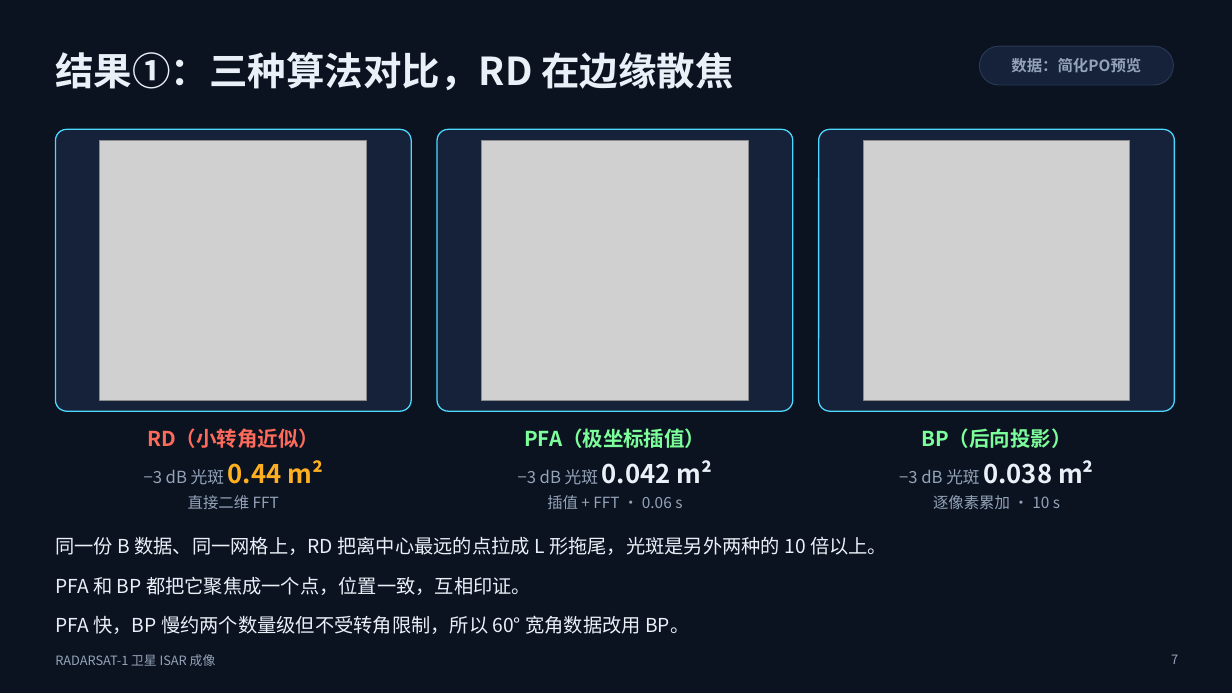
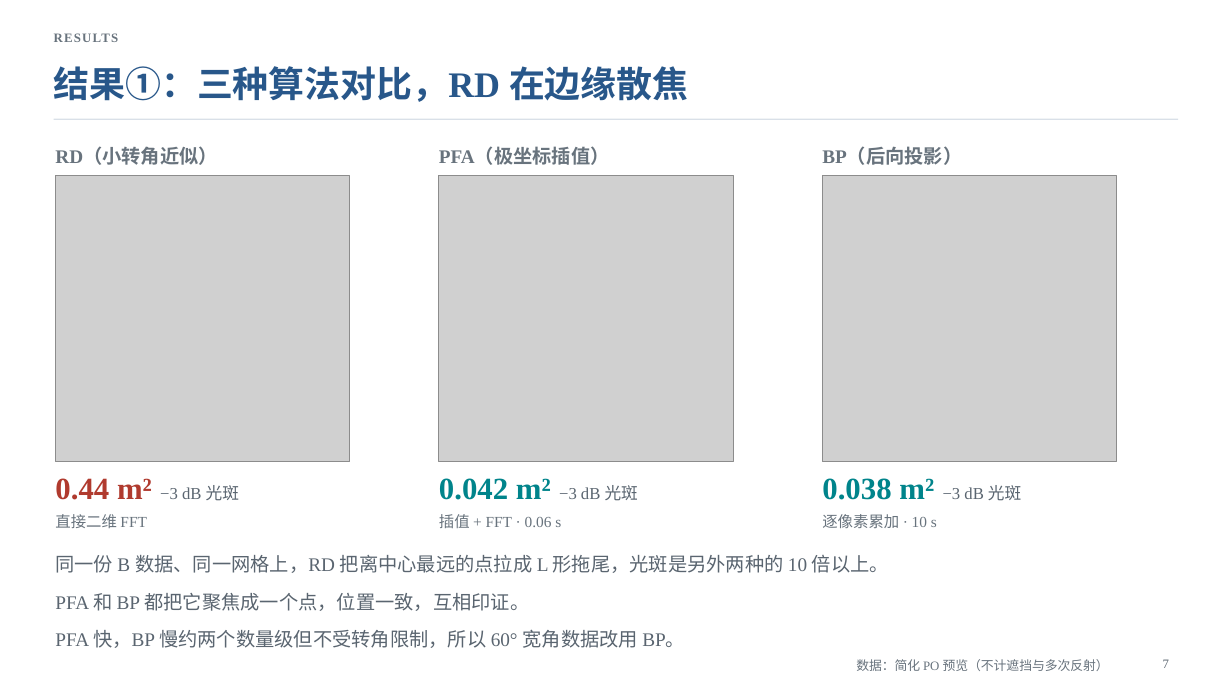
Before and after one commit to anotherdimension1013-del/2026whph, a slide deck: slide 7 of isar/ppt/ISAR_RADARSAT1_汇报.pptx. Drawn at 1232x693 pixels with LibreOffice and Linux fonts; fonts in the diff are those of the drawing; grey boxes stand for pictures; background and template pictures are left out. Boxes give left, top, right and bottom in pixels: in the first picture for what was removed or moved away, otherwise in the second. Text is boxed around its words. In the diff, an @@ line names an element or a change of style, - is before the commit and + after.

```diff
--- a/isar/ppt/ISAR_RADARSAT1_汇报.pptx
+++ b/isar/ppt/ISAR_RADARSAT1_汇报.pptx
@@ background #0B1220 to #FFFFFF @@
@@ title "结果①：三种算法对比，RD 在边缘散焦": place and size @@
-title "结果①：三种算法对比，RD 在边缘散焦" at box(55, 52, 733, 90)
+title "结果①：三种算法对比，RD 在边缘散焦" at box(54, 66, 688, 102)
@@ title "结果①：三种算法对比，RD 在边缘散焦" at box(54, 66, 688, 102): size 30 to 28 pt, font Noto Sans CJK SC to Times New Roman, text colour #EAF0F7 to #28578A @@
@@ text added at box(54, 33, 119, 42), 10 pt, text #68737D, bold @@
+RESULTS
@@ rounded rectangle removed at box(980, 46, 1174, 85) @@
-数据：简化PO预览
@@ line added from (54, 119) to (1178, 119), #D9E0E8 1 pt @@
@@ text "RD（小转角近似）": place and size @@
-text "RD（小转角近似）" at box(147, 428, 319, 448)
+text "RD（小转角近似）" at box(55, 148, 218, 165)
@@ text "RD（小转角近似）" at box(55, 148, 218, 165): size 16 to 15 pt, font Noto Sans CJK SC to Times New Roman, text colour #FF6B5A to #68737D; alignment centre to left; vertical alignment middle to bottom @@
@@ rounded rectangle removed at box(55, 129, 411, 411) @@
@@ rounded rectangle removed at box(437, 129, 793, 411) @@
@@ text "PFA（极坐标插值）": place and size @@
-text "PFA（极坐标插值）" at box(524, 428, 705, 448)
+text "PFA（极坐标插值）" at box(439, 148, 610, 165)
@@ text "PFA（极坐标插值）" at box(439, 148, 610, 165): size 16 to 15 pt, font Noto Sans CJK SC to Times New Roman, text colour #7CFF9B to #68737D; alignment centre to left; vertical alignment middle to bottom @@
@@ rounded rectangle removed at box(819, 129, 1175, 411) @@
@@ text "BP（后向投影）" at box(822, 148, 962, 165): size 16 to 15 pt, font Noto Sans CJK SC to Times New Roman, text colour #7CFF9B to #68737D; alignment centre to left; vertical alignment middle to bottom @@
@@ text "BP（后向投影）": place and size @@
-text "BP（后向投影）" at box(921, 428, 1071, 448)
+text "BP（后向投影）" at box(822, 148, 962, 165)
@@ picture: place and size @@
-picture at box(100, 140, 367, 400)
+picture at box(55, 176, 349, 462)
@@ picture: place and size @@
-picture at box(482, 140, 749, 400)
+picture at box(439, 176, 733, 462)
@@ picture: place and size @@
-picture at box(863, 140, 1130, 400)
+picture at box(823, 176, 1116, 462)
@@ text at box(55, 478, 239, 501): text changed; size 13 to 24 pt; font Noto Sans CJK SC to Times New Roman; text colour #93A3B8 to #B03A2E; bold on @@
-−3 dB 光斑 0.44 m²
+0.44 m² −3 dB 光斑
@@ text at box(439, 478, 638, 501): text changed; size 20 to 24 pt; font Noto Sans CJK SC to Times New Roman; text colour #EAF0F7 to #00848B @@
-−3 dB 光斑 0.042 m²
+0.042 m² −3 dB 光斑
@@ text at box(822, 478, 1021, 501): text changed; size 20 to 24 pt; font Noto Sans CJK SC to Times New Roman; text colour #EAF0F7 to #00848B @@
-−3 dB 光斑 0.038 m²
+0.038 m² −3 dB 光斑
@@ text "直接二维 FFT": place and size @@
-text "直接二维 FFT" at box(188, 495, 279, 509)
+text "直接二维 FFT" at box(55, 514, 146, 528)
@@ text "插值 + FFT · 0.06 ...": place and size @@
-text "插值 + FFT · 0.06 ..." at box(547, 495, 682, 509)
+text "插值 + FFT · 0.06 ..." at box(439, 514, 561, 528)
@@ font Noto Sans CJK SC to Times New Roman, text colour #93A3B8 to #68737D; alignment centre to left in 3 elements at box(55, 514, 146, 528), box(439, 514, 561, 528), box(822, 514, 937, 528) @@
@@ text "逐像素累加 · 10 s": place and size @@
-text "逐像素累加 · 10 s" at box(933, 495, 1060, 509)
+text "逐像素累加 · 10 s" at box(822, 514, 937, 528)
@@ text "同一份 B 数据、同一网格上，RD 把离中心最远的点拉成 L ...": place and size @@
-text "同一份 B 数据、同一网格上，RD 把离中心最远的点拉成 L ..." at box(55, 536, 887, 634)
+text "同一份 B 数据、同一网格上，RD 把离中心最远的点拉成 L ..." at box(55, 555, 889, 648)
@@ text "同一份 B 数据、同一网格上，RD 把离中心最远的点拉成 L ..." at box(55, 555, 889, 648): font Noto Sans CJK SC to Times New Roman, text colour #EAF0F7 to #5A6570; line spacing 1.15 to 1.12; less space between paragraphs @@
@@ text removed at box(55, 654, 216, 666) @@
-RADARSAT-1 卫星 ISAR 成像
@@ text added at box(856, 659, 1109, 671), 10 pt, text #68737D @@
+数据：简化 PO 预览（不计遮挡与多次反射）
@@ page number: place and size @@
-page number at box(1171, 654, 1178, 664)
+page number at box(1163, 659, 1169, 668)
@@ page number at box(1163, 659, 1169, 668): font Noto Sans CJK SC to Times New Roman, text colour #93A3B8 to #5A6570 @@
```
Also in this commit, not shown: 12 other slides changed, 19 other files.
